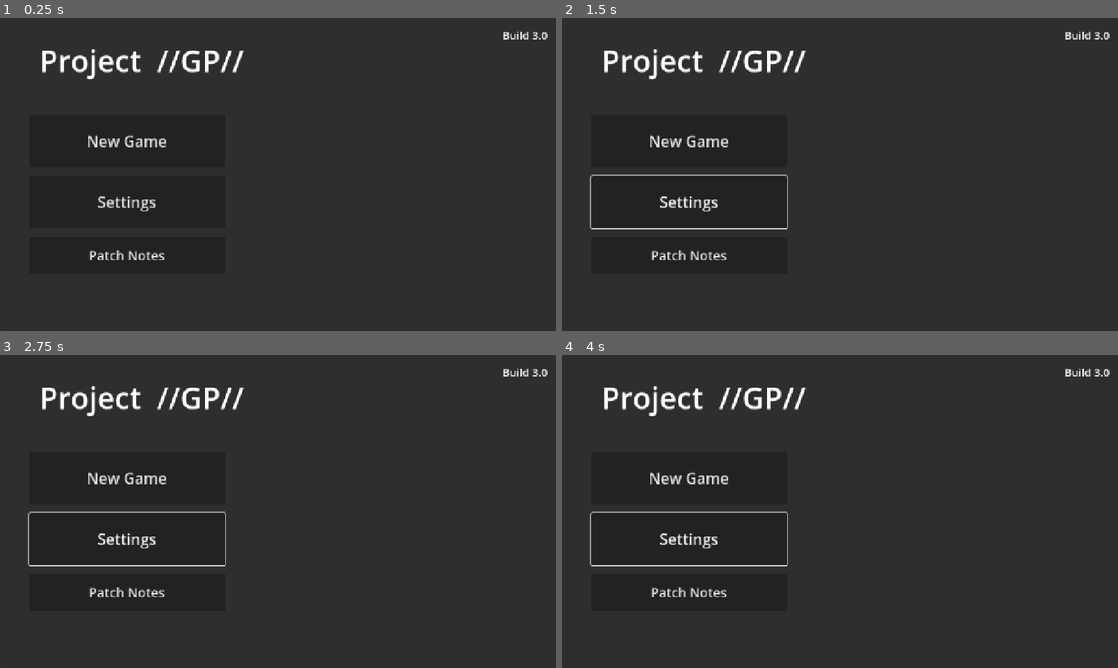
Above: before the commit, frames 1-4 (two rows, left to right).
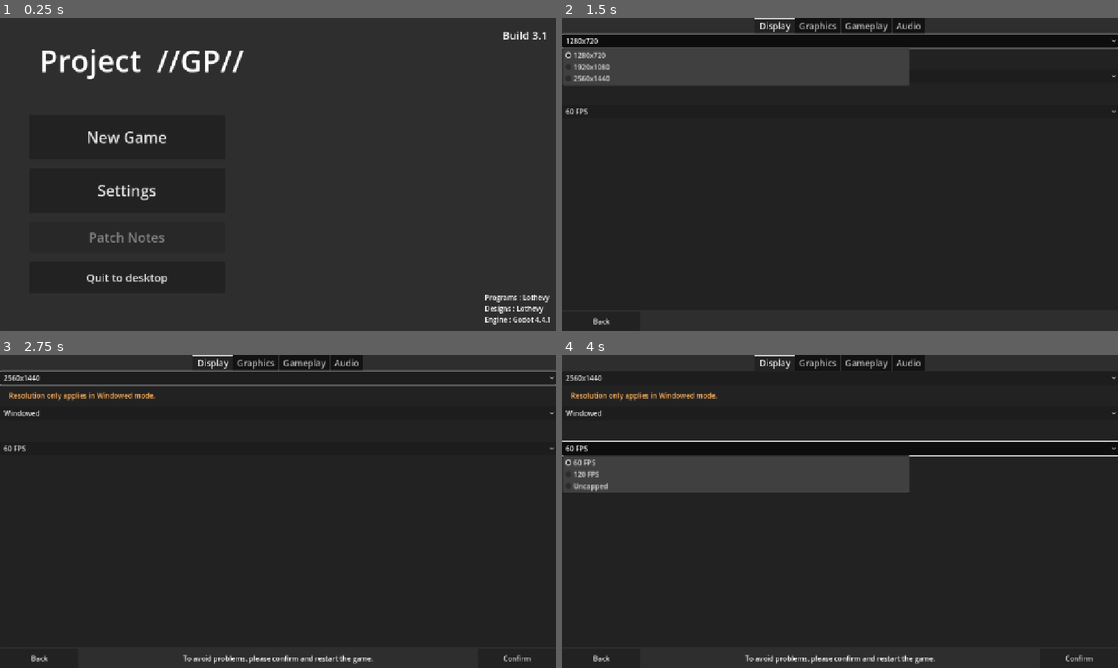
Above: after the commit, the same moments.

Repository: ryno57/PGP
Game: Godot game, scene res://Scenes/MainMenu.tscn
The game is run twice, just before and just after one commit, with the same random seed, the same clock (stepped at 60 frames per second) and the same inputs.
Inputs (mouse positions are in pixels of both pictures, inside the frame that each line leads up to):
- Up to frame 1 (0.25 s): no input
- Up to frame 2 (1.5 s): click "Settings" at 0.5 s; click (840, 39) at 1.25 s, where only the run after the commit has a clickable "1280x720"
- Up to frame 3 (2.75 s): click (278, 414) at 2 s, where only the run after the commit has a clickable "Windowed"
- Up to frame 4 (4 s): click (840, 376) at 2.75 s, where only the run after the commit has a clickable "2560x1440"; click (840, 448) at 3.5 s, where only the run after the commit has a clickable "60 FPS"

The runs differ from the first frame. In frame 1, 1.8% of the frame differs, in the area x 15-99%, y 4-98%; in frame 2, 8.6%; in frame 3, 5.4%; in frame 4, 13%, in the area x 0-100%, y 0-99%.

Commit message:
Build 3.1
+ Menu des Settings (+Scène)
-> Résolution
-> Mode d'affichage
-> limite de FPS

+ Ajout d'un bouton pour quitte le jeu directement sur le Main Menu

// lock du bouton News en attendant de le prog

Diff:
--- a/PGP_godot/projectgp/Scenes/MainMenu.tscn
+++ b/PGP_godot/projectgp/Scenes/MainMenu.tscn
@@ -1,6 +1,6 @@
 [gd_scene load_steps=2 format=3 uid="uid://xlvp0nw0r85n"]
 
-[ext_resource type="Script" uid="uid://bnma4ny7hme31" path="res://Scripts/panel.gd" id="1_tt5f1"]
+[ext_resource type="Script" uid="uid://bnma4ny7hme31" path="res://Scripts/MainMenu.gd" id="1_tt5f1"]
 
 [node name="MainMenu" type="CanvasLayer"]
 script = ExtResource("1_tt5f1")
@@ -10,7 +10,7 @@
 anchor_right = 1.0
 anchor_bottom = 1.0
 
-[node name="Titre" type="Label" parent="Panel"]
+[node name="Title" type="Label" parent="Panel"]
 layout_mode = 1
 anchors_preset = -1
 anchor_left = 0.5
@@ -22,7 +22,7 @@
 theme_override_font_sizes/font_size = 69
 text = "Project  //GP//"
 
-[node name="Version" type="Label" parent="Panel"]
+[node name="Build" type="Label" parent="Panel"]
 layout_mode = 1
 anchors_preset = -1
 anchor_right = 1.0
@@ -30,8 +30,25 @@
 offset_right = -20.0
 offset_bottom = 23.0
 theme_override_font_sizes/font_size = 25
-text = "Build 3.0"
+text = "Build 3.1"
 horizontal_alignment = 2
+
+[node name="Author" type="Label" parent="Panel"]
+layout_mode = 1
+anchors_preset = -1
+anchor_left = 1.0
+anchor_top = 1.0
+anchor_right = 1.0
+anchor_bottom = 1.0
+offset_left = -165.0
+offset_top = -89.0
+offset_right = -12.0
+offset_bottom = -14.0
+grow_horizontal = 0
+grow_vertical = 0
+text = "Programs : Lothevy
+Designs : Lothevy
+Engine : Godot 4.4.1"
 
 [node name="VBoxContainer" type="VBoxContainer" parent="Panel"]
 layout_mode = 1
@@ -43,7 +60,7 @@
 offset_left = -573.0
 offset_top = -137.0
 offset_right = -123.0
-offset_bottom = 228.0
+offset_bottom = 272.0
 theme_override_constants/separation = 20
 alignment = 1
 
@@ -64,8 +81,17 @@
 size_flags_vertical = 3
 size_flags_stretch_ratio = 0.7
 theme_override_font_sizes/font_size = 30
+disabled = true
 text = "Patch Notes"
+
+[node name="Leave" type="Button" parent="Panel/VBoxContainer"]
+layout_mode = 2
+size_flags_vertical = 3
+size_flags_stretch_ratio = 0.7
+theme_override_font_sizes/font_size = 25
+text = "Quit to desktop"
 
 [connection signal="pressed" from="Panel/VBoxContainer/NewGame" to="." method="_on_new_game_pressed"]
 [connection signal="pressed" from="Panel/VBoxContainer/Settings" to="." method="_on_settings_pressed"]
 [connection signal="pressed" from="Panel/VBoxContainer/News" to="." method="_on_news_pressed"]
+[connection signal="pressed" from="Panel/VBoxContainer/Leave" to="." method="_on_leave_pressed"]
--- /dev/null
+++ b/PGP_godot/projectgp/Scenes/OptionsMenu.gd
@@ -0,0 +1,90 @@
+extends CanvasLayer
+
+@onready var resolution_option = $Panel/TabContainer/Display/ResolutionOption
+@onready var window_mode_option = $Panel/TabContainer/Display/WindowModeOption
+@onready var fps_option = $Panel/TabContainer/Display/FPSCapOption
+
+@onready var confirm_button = $Panel/ConfirmButton
+@onready var restart_notice = $Panel/RestartNoticeLabel
+
+var pending_changes := false
+
+func _ready():
+	# Masquer les éléments au démarrage
+	confirm_button.visible = false
+	restart_notice.visible = false
+
+	# Initialiser les options visibles
+	_init_option_buttons()
+
+	# Connecter les signaux de changement
+	_connect_signals()
+
+	# Charger les paramètres sauvegardés
+	_load_settings_into_ui()
+
+func _init_option_buttons():
+	resolution_option.clear()
+	resolution_option.add_item("1280x720")
+	resolution_option.add_item("1920x1080")
+	resolution_option.add_item("2560x1440")
+
+	window_mode_option.clear()
+	window_mode_option.add_item("Windowed")
+	window_mode_option.add_item("Fullscreen")
+	window_mode_option.add_item("Borderless")
+
+	fps_option.clear()
+	fps_option.add_item("60 FPS")
+	fps_option.add_item("120 FPS")
+	fps_option.add_item("Uncapped")
+
+func _connect_signals():
+	resolution_option.connect("item_selected", Callable(self, "_on_any_option_changed"))
+	window_mode_option.connect("item_selected", Callable(self, "_on_any_option_changed"))
+	fps_option.connect("item_selected", Callable(self, "_on_any_option_changed"))
+
+func _load_settings_into_ui():
+	var config = ConfigFile.new()
+	if config.load("user://settings.cfg") == OK:
+		resolution_option.select(config.get_value("graphics", "resolution", 1))
+		window_mode_option.select(config.get_value("graphics", "window_mode", 0))
+		fps_option.select(config.get_value("graphics", "fps_cap", 0))
+
+func _on_any_option_changed(index):
+	if not pending_changes:
+		pending_changes = true
+		confirm_button.visible = true
+		restart_notice.visible = true
+
+func _on_confirm_button_pressed():
+	_apply_settings()
+	SettingsManager.save_settings(
+		resolution_option.selected,
+		window_mode_option.selected,
+		fps_option.selected
+	)
+	confirm_button.visible = false
+	restart_notice.visible = false
+	pending_changes = false
+
+func _apply_settings():
+	var resolutions = [Vector2i(1280, 720), Vector2i(1920, 1080), Vector2i(2560, 1440)]
+	DisplayServer.window_set_size(resolutions[resolution_option.selected])
+
+	match window_mode_option.selected:
+		0:
+			DisplayServer.window_set_mode(DisplayServer.WINDOW_MODE_WINDOWED)
+			DisplayServer.window_set_flag(DisplayServer.WINDOW_FLAG_BORDERLESS, false)
+		1:
+			DisplayServer.window_set_mode(DisplayServer.WINDOW_MODE_FULLSCREEN)
+			DisplayServer.window_set_flag(DisplayServer.WINDOW_FLAG_BORDERLESS, false)
+		2:
+			DisplayServer.window_set_mode(DisplayServer.WINDOW_MODE_FULLSCREEN)
+			DisplayServer.window_set_flag(DisplayServer.WINDOW_FLAG_BORDERLESS, true)
+
+	var fps_values = [60, 120, 0]  # 0 = uncapped
+	Engine.max_fps = fps_values[fps_option.selected]
+
+func _on_cancel_button_pressed():
+	get_tree().change_scene_to_file("res://Scenes/MainMenu.tscn")
--- /dev/null
+++ b/PGP_godot/projectgp/Scenes/OptionsMenu.tscn
@@ -0,0 +1,108 @@
+[gd_scene load_steps=2 format=3 uid="uid://bydcbe6o1aug7"]
+
+[ext_resource type="Script" uid="uid://c45e33la5017a" path="res://Scenes/OptionsMenu.gd" id="1_jrbyj"]
+
+[node name="OptionMenu" type="CanvasLayer"]
+script = ExtResource("1_jrbyj")
+
+[node name="Panel" type="Panel" parent="."]
+anchors_preset = 15
+anchor_right = 1.0
+anchor_bottom = 1.0
+grow_horizontal = 2
+grow_vertical = 2
+
+[node name="TabContainer" type="TabContainer" parent="Panel"]
+layout_mode = 1
+anchors_preset = -1
+anchor_right = 1.0
+anchor_bottom = 1.0
+offset_bottom = -48.0
+theme_override_font_sizes/font_size = 20
+tab_alignment = 1
+current_tab = 0
+
+[node name="Display" type="VBoxContainer" parent="Panel/TabContainer"]
+layout_mode = 2
+theme_override_constants/separation = 50
+metadata/_tab_index = 0
+
+[node name="ResolutionOption" type="OptionButton" parent="Panel/TabContainer/Display"]
+layout_mode = 2
+
+[node name="Warn" type="Label" parent="Panel/TabContainer/Display/ResolutionOption"]
+modulate = Color(1, 0.700333, 0.38, 1)
+layout_mode = 1
+anchors_preset = -1
+anchor_top = 1.0
+anchor_right = 1.0
+anchor_bottom = 1.0
+offset_left = 20.0
+offset_right = 1280.0
+offset_bottom = 50.0
+grow_vertical = 0
+text = "Resolution only applies in Windowed mode."
+vertical_alignment = 1
+
+[node name="WindowModeOption" type="OptionButton" parent="Panel/TabContainer/Display"]
+layout_mode = 2
+item_count = 1
+popup/item_0/id = 0
+
+[node name="FPSCapOption" type="OptionButton" parent="Panel/TabContainer/Display"]
+layout_mode = 2
+item_count = 1
+popup/item_0/id = 0
+
+[node name="Graphics" type="VBoxContainer" parent="Panel/TabContainer"]
+visible = false
+layout_mode = 2
+metadata/_tab_index = 1
+
+[node name="Gameplay" type="VBoxContainer" parent="Panel/TabContainer"]
+visible = false
+layout_mode = 2
+metadata/_tab_index = 2
+
+[node name="Audio" type="VBoxContainer" parent="Panel/TabContainer"]
+visible = false
+layout_mode = 2
+metadata/_tab_index = 3
+
+[node name="ConfirmButton" type="Button" parent="Panel"]
+layout_mode = 1
+anchors_preset = -1
+anchor_right = 1.0
+anchor_bottom = 1.0
+offset_left = 1100.0
+offset_top = 675.0
+grow_horizontal = 0
+grow_vertical = 0
+text = "Confirm"
+
+[node name="CancelButton" type="Button" parent="Panel"]
+layout_mode = 1
+anchors_preset = -1
+anchor_right = 1.0
+anchor_bottom = 1.0
+offset_top = 675.0
+offset_right = -1100.0
+text = "Back"
+
+[node name="RestartNoticeLabel" type="Label" parent="Panel"]
+layout_mode = 1
+anchors_preset = -1
+anchor_right = 1.0
+anchor_bottom = 1.0
+offset_left = 180.0
+offset_top = 675.0
+offset_right = -180.0
+text = "To avoid problems, please confirm and restart the game."
+horizontal_alignment = 1
+vertical_alignment = 1
+
+[connection signal="item_selected" from="Panel/TabContainer/Display/ResolutionOption" to="." method="_on_any_option_changed"]
+[connection signal="item_selected" from="Panel/TabContainer/Display/WindowModeOption" to="." method="_on_any_option_changed"]
+[connection signal="item_selected" from="Panel/TabContainer/Display/FPSCapOption" to="." method="_on_any_option_changed"]
+[connection signal="pressed" from="Panel/ConfirmButton" to="." method="_on_confirm_button_pressed"]
+[connection signal="pressed" from="Panel/CancelButton" to="." method="_on_cancel_button_pressed"]
--- a/PGP_godot/projectgp/Scripts/panel.gd
+++ b/PGP_godot/projectgp/Scripts/MainMenu.gd
@@ -1,10 +1,16 @@
 extends CanvasLayer
+
+func _ready():
+	SettingsManager.load_settings()
 
 func _on_new_game_pressed():
 	get_tree().change_scene_to_file("res://Scenes/garage.tscn")
 
 func _on_settings_pressed():
-	print("Options à venir...")
+	get_tree().change_scene_to_file("res://Scenes/OptionsMenu.tscn")
 
 func _on_news_pressed():
 	print("Patch notes à venir...")
+
+func _on_leave_pressed():
+	get_tree().quit()
--- /dev/null
+++ b/PGP_godot/projectgp/Scripts/SettingsManager.gd
@@ -0,0 +1,34 @@
+extends Node
+
+var settings_path := "user://settings.cfg"
+
+func save_settings(resolution_index: int, window_mode_index: int, fps_index: int):
+	var config = ConfigFile.new()
+	config.set_value("graphics", "resolution", resolution_index)
+	config.set_value("graphics", "window_mode", window_mode_index)
+	config.set_value("graphics", "fps_cap", fps_index)
+	config.save(settings_path)
+
+func load_settings():
+	var config = ConfigFile.new()
+	if config.load(settings_path) == OK:
+		var resolution_index = config.get_value("graphics", "resolution", 1)
+		var window_mode_index = config.get_value("graphics", "window_mode", 0)
+		var fps_index = config.get_value("graphics", "fps_cap", 0)
+
+		var resolutions = [Vector2i(1280, 720), Vector2i(1920, 1080), Vector2i(2560, 1440)]
+		DisplayServer.window_set_size(resolutions[resolution_index])
+
+		match window_mode_index:
+			0:
+				DisplayServer.window_set_mode(DisplayServer.WINDOW_MODE_WINDOWED)
+				DisplayServer.window_set_flag(DisplayServer.WINDOW_FLAG_BORDERLESS, false)
+			1:
+				DisplayServer.window_set_mode(DisplayServer.WINDOW_MODE_FULLSCREEN)
+				DisplayServer.window_set_flag(DisplayServer.WINDOW_FLAG_BORDERLESS, false)
+			2:
+				DisplayServer.window_set_mode(DisplayServer.WINDOW_MODE_FULLSCREEN)
+				DisplayServer.window_set_flag(DisplayServer.WINDOW_FLAG_BORDERLESS, true)
+
+		var fps_values = [60, 120, 0]
+		Engine.max_fps = fps_values[fps_index]
--- a/PGP_godot/projectgp/project.godot
+++ b/PGP_godot/projectgp/project.godot
@@ -14,6 +14,10 @@
 run/main_scene="uid://xlvp0nw0r85n"
 config/features=PackedStringArray("4.4", "Forward Plus")
 config/icon="res://icon.svg"
+
+[autoload]
+
+SettingsManager="*res://Scripts/SettingsManager.gd"
 
 [display]
 
Not shown, added: PGP_godot/projectgp/Scenes/OptionsMenu.gd.uid
Renamed: PGP_godot/projectgp/Scripts/panel.gd.uid -> PGP_godot/projectgp/Scripts/MainMenu.gd.uid
Not shown, added: PGP_godot/projectgp/Scripts/SettingsManager.gd.uid
Not shown, changed: PGP_godot/projectgp/export_presets.cfg
